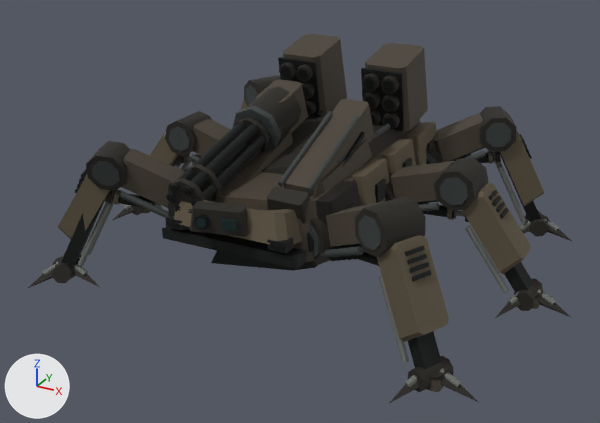
Two versions of the glTF model assets/ridgeback-mech/derived/meshopt/mx06_d3_lod1.meshopt.glb, one commit apart.
One viewpoint serves both versions: a 50 mm lens placed at (4.99, -9.51, 5.38), pointed at (-0.01, -0.42, 0.84). The axes (+X, +Y, +Z) are drawn at lower left. The lights are the same throughout. The picture after the commit comes second. Where no turn or scale is listed for an object, it has been applied to the vertices. Vertices at exactly the same position are counted once.

The older version as bpy lines, for what is in view:
```python
me_mesh_0 = bpy.data.meshes.new('Mesh_0')
me_mesh_0.from_pydata(...)  # 542 vertices, 896 faces; spans x -1.2..1.2, y -2.31..1.92, z -0.77..1.04
me_mesh_0.materials.append(mat_mx06_armor_palette)
me_mesh_11 = bpy.data.meshes.new('Mesh_11')
me_mesh_11.from_pydata(...)  # 240 vertices, 424 faces; spans x -0.995..-0.305, y -0.572..0.425, z -0.27..0.67
me_mesh_11.materials.append(mat_mx06_armor_palette)
me_mesh_12 = bpy.data.meshes.new('Mesh_12')
me_mesh_12.from_pydata(...)  # 240 vertices, 424 faces; spans x 0.305..0.995, y -0.572..0.425, z -0.27..0.67
me_mesh_12.materials.append(mat_mx06_armor_palette)
me_mesh_7 = bpy.data.meshes.new('Mesh_7')
me_mesh_7.from_pydata(...)  # 146 vertices, 248 faces; spans x -0.27..1.78, y -0.29..0.29, z -0.27..0.3
me_mesh_7.materials.append(mat_mx06_armor_palette)
ob_hull_armor = bpy.data.objects.new('HULL_ARMOR', me_mesh_0)
ob_hull_armor.location = (0.0, 0.0, 1.16)
ob_missile_elevation = bpy.data.objects.new('MISSILE_ELEVATION', None)
ob_missile_elevation.parent = ob_mech_body
ob_missile_elevation.location = (0.0, 1.22, 0.93)
ob_missile_elevation.rotation_euler = (0.18, 0.0, 0.0)  # degrees (10, 0, 0)
ob_missile_pod_l = bpy.data.objects.new('MISSILE_POD_L', me_mesh_11)
ob_missile_pod_l.parent = ob_missile_elevation
ob_missile_pod_l.location = (0.0, 0.0, 0.0)
ob_missile_pod_r = bpy.data.objects.new('MISSILE_POD_R', me_mesh_12)
ob_missile_pod_r.parent = ob_missile_elevation
ob_missile_pod_r.location = (0.0, 0.0, 0.0)
ob_shin_armor_ml = bpy.data.objects.new('SHIN_ARMOR_ML', me_mesh_7)
ob_shin_armor_ml.parent = ob_knee_ml
ob_shin_armor_ml.location = (0.0, 0.0, 0.0)
# also in view: 'UPPER_ARM_FL' at (-1.31, -1.61, 1.35); 'SHIN_ARMOR_FR' at (2.19, -2.03, 0.98); 'LASER_CANNON' at (0.58, -0.86, 1.75); 'SHIN_ARMOR_FL' at (-2.17, -2.04, 0.98); 'TRIPOD_CLAW_FR' at (2.74, -2.24, 0.14)
```
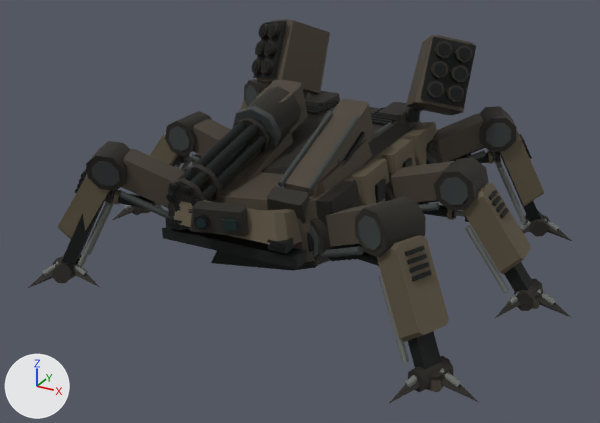
ob_missile_elevation is not drawn itself; it is the parent of ob_socket_missile_l_1, ob_socket_missile_l_2, ob_socket_missile_l_3, ob_socket_missile_l_4, ob_socket_missile_l_5, ob_socket_missile_l_6, ob_missile_pod_l, ob_socket_missile_r_1.

The change, as a list of edits to the scene's bpy script:
```text
Change me_mesh_0:
    used by ob_hull_armor; location = (0.0, 0.0, 1.16)
    remove me_mesh_0.from_pydata(...)  # 542 vertices, 896 faces; spans x -1.2..1.2, y -2.31..1.92, z -0.77..1.04
    add me_mesh_0.from_pydata(...)  # 614 vertices, 1024 faces; spans x -1.24..1.24, y -2.31..1.92, z -0.77..1.14
    me_mesh_0 part 1: a new loose piece of 18 vertices spanning x -1.24..-0.66, y 1.22..1.53, z 0.56..1.14, in mat_mx06_armor_palette
    me_mesh_0 part 2: a new loose piece of 18 vertices spanning x 0.66..1.24, y 1.22..1.53, z 0.56..1.14, in mat_mx06_armor_palette
    other edits to the shape of me_mesh_0 do not show in these pictures
Change me_mesh_11:
    used by ob_missile_pod_l; parent = ob_missile_elevation; location = (0.0, 0.0, 0.0)
    remove me_mesh_11.from_pydata(...)  # 240 vertices, 424 faces; spans x -0.995..-0.305, y -0.572..0.425, z -0.27..0.67
    add me_mesh_11.from_pydata(...)  # 240 vertices, 424 faces; spans x -0.345..0.345, y -0.572..0.425, z -0.27..0.67
    me_mesh_11 part 3: the whole mesh is moved by (0.65, 0.0, 0.0)
Change ob_missile_elevation:
    ob_missile_elevation.location: (0.0, 1.22, 0.93) -> (0.0, 1.45, 1.08)
    ob_missile_elevation.rotation_euler: (0.18, 0.0, 0.0) -> (-0.42, 0.0, 0.0)  # degrees (10, 0, 0) -> degrees (-24, 0, 0)
Change ob_missile_pod_l:
    ob_missile_pod_l.parent: ob_missile_elevation -> ob_missile_outboard_l
Change ob_missile_pod_r:
    ob_missile_pod_r: bpy.data.objects.new('MISSILE_POD_R', me_mesh_12) -> bpy.data.objects.new('MISSILE_POD_R', me_mesh_11)
    ob_missile_pod_r.parent: ob_missile_elevation -> ob_missile_outboard_r
Add ob_missile_outboard_r:
    ob_missile_outboard_r = bpy.data.objects.new('MISSILE_OUTBOARD_R', None)
    ob_missile_outboard_r.parent = ob_missile_elevation
    ob_missile_outboard_r.location = (1.18, 0.0, 0.0)
    ob_missile_outboard_r.rotation_euler = (0.0, 0.0, 0.524)  # degrees (0, 0, 30)
Add ob_missile_outboard_l:
    ob_missile_outboard_l = bpy.data.objects.new('MISSILE_OUTBOARD_L', None)
    ob_missile_outboard_l.parent = ob_missile_elevation
    ob_missile_outboard_l.location = (-1.18, 0.0, 0.0)
    ob_missile_outboard_l.rotation_euler = (0.0, 0.0, -0.524)  # degrees (0, 0, -30)
```

What differs and where, as boxes [x1, y1, x2, y2] in the pictures (600 x 423 px; the box of a moved part takes in the faces that stretch with it):
'MISSILE_POD_R', moved, turned, reshaped
    before: [361, 43, 428, 132]
    after: [406, 35, 476, 115]
'MISSILE_POD_L', moved, turned
    before: [278, 34, 347, 117]
    after: [252, 19, 330, 94]
part 1 of me_mesh_0, added (mostly hidden)
    after: [303, 89, 313, 99]
part 2 of me_mesh_0, added (mostly hidden)
    after: [405, 105, 425, 122]
part 3 of me_mesh_11, moved or reshaped
    before: [278, 34, 347, 117]
    after: [252, 19, 476, 115]
